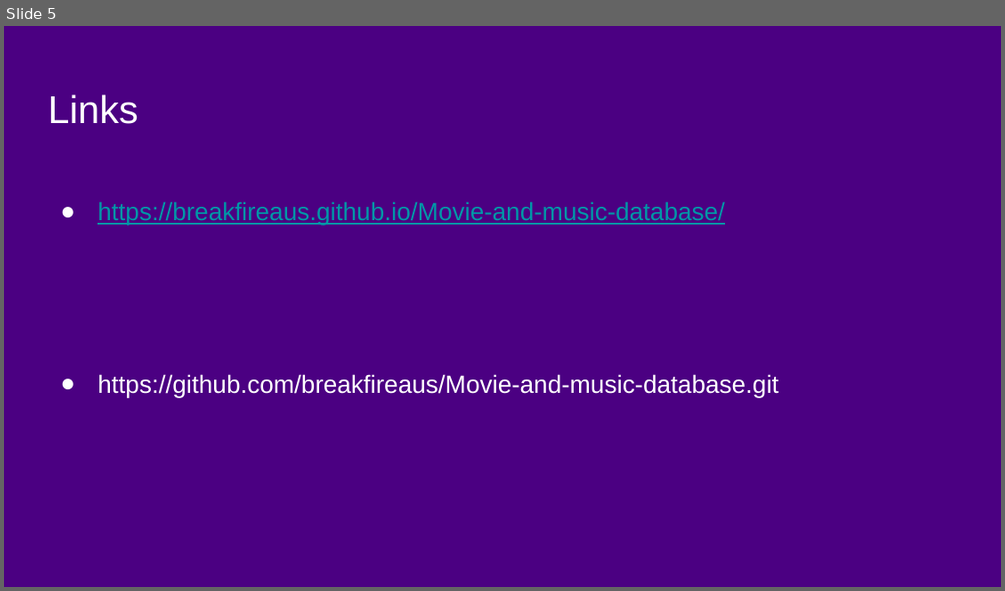
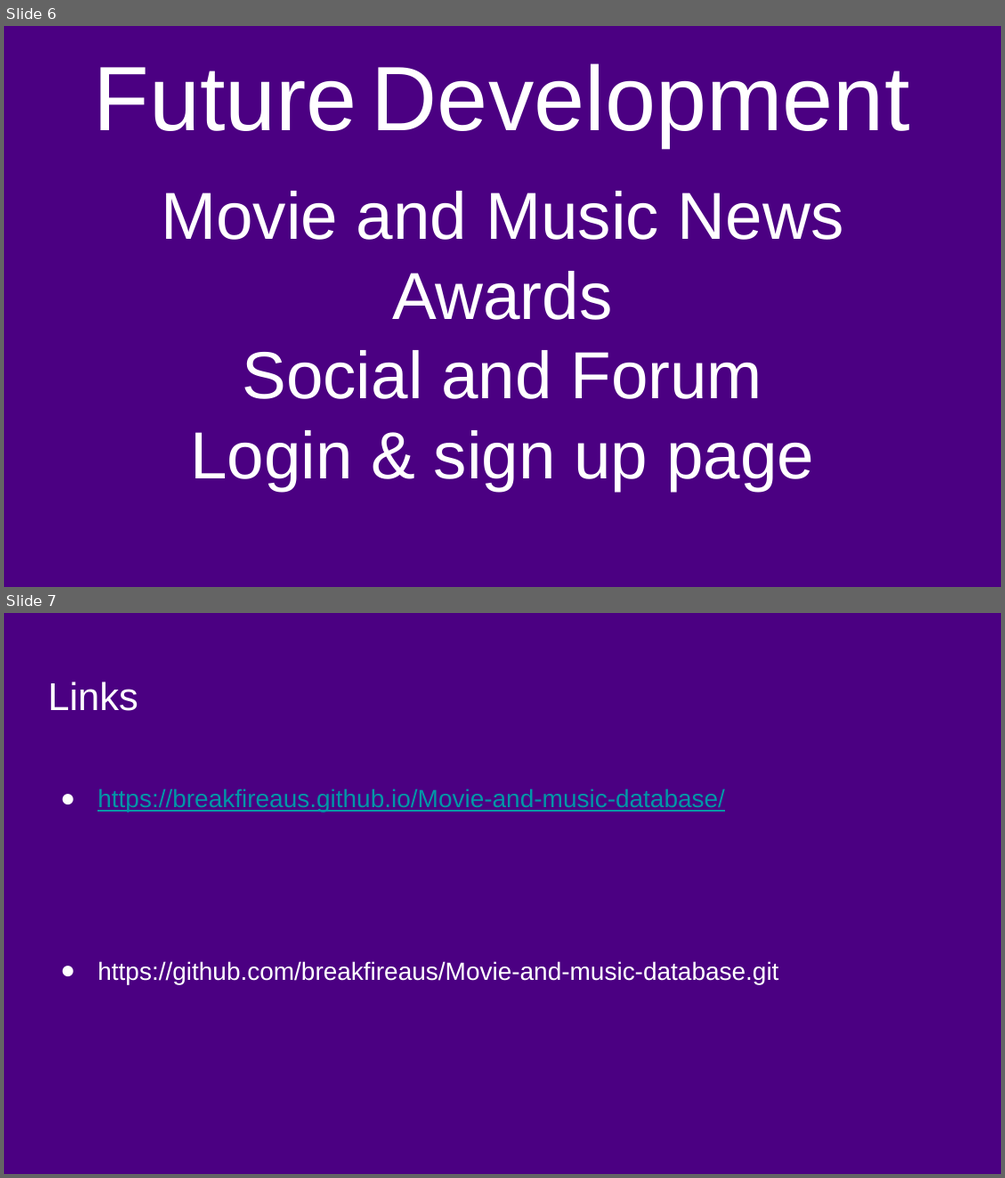
Before and after one commit to breakfireaus/Movie-database, a slide deck: file-storage/Project Presentation.pptx. Shown one above the other, each under a label of ours: slide 5 before the commit, slides 6 and 7 after it. The pictures are 1005x591 and 1005x1178 pixels, drawn with LibreOffice and Linux fonts; fonts in the diff are those of the drawing. Boxes give left, top, right and bottom in pixels: in the first picture for what was removed or moved away, otherwise in the second. Text is boxed around its words. In the diff, an @@ line names an element or a change of style, - is before the commit and + after.

```diff
--- a/file-storage/Project Presentation.pptx
+++ b/file-storage/Project Presentation.pptx
@@ slide 6 added at (4, 26, 1001, 587), background #4B0082 @@
@@ title added at (94, 63, 910, 147), 66 pt, text #FFFFFF @@
+Future Development
@@ text added at (161, 191, 844, 491), 48 pt, text #FFFFFF @@
+Movie and Music News
+Awards
+Social and Forum
+Login & sign up page
@@ what was slide 5 is now slide 7 @@
```
Also in this commit, not shown: 1 other slide added, 1 other file.
